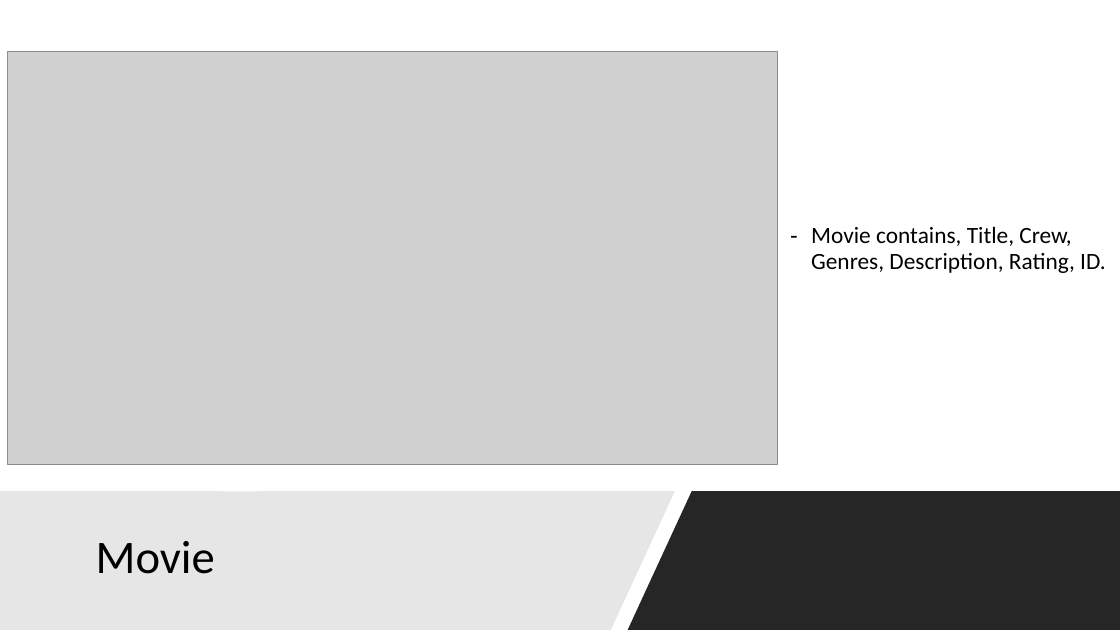
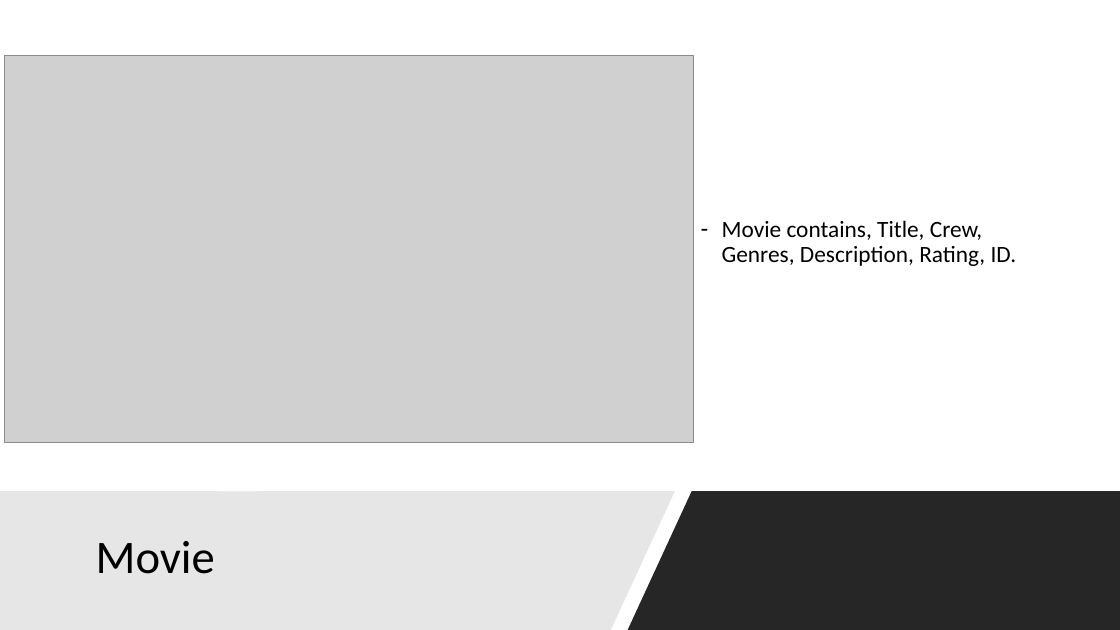
Before and after one commit to akhiln28/ontology_assignment1, a slide deck: slide 3 of presentation.pptx. Drawn at 1120x630 pixels with LibreOffice and Linux fonts; fonts in the diff are those of the drawing; grey boxes stand for pictures. Boxes give left, top, right and bottom in pixels: in the first picture for what was removed or moved away, otherwise in the second. Text is boxed around its words. In the diff, an @@ line names an element or a change of style, - is before the commit and + after.

```diff
--- a/presentation.pptx
+++ b/presentation.pptx
@@ picture: place and size @@
-picture at (8,51,777,465)
+picture at (4,55,693,443)
@@ text "Movie contains, Title, Crew, Genres, ...": place and size @@
-text "Movie contains, Title, Crew, Genres, ..." at (811,226,1106,273)
+text "Movie contains, Title, Crew, Genres, ..." at (722,220,1017,266)
```
Also in this commit, not shown: 4 other slides changed, 2 slides added, 2 slides removed, 2 other files.
